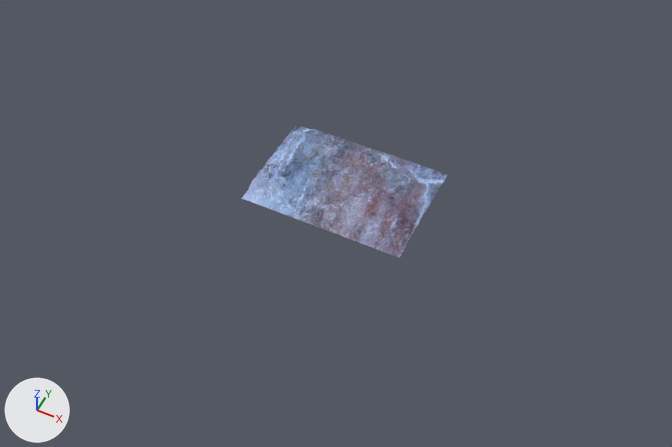
Before and after pictures for a commit that changed the FBX model ZekeGame/ZekeGame/Assets/modelData/BackWorld.FBX.
Rendered twice from a 50 mm lens placed at (283.0, -586.0, 674.0), pointed at (4.0, -29.0, -24.0). Every picture has the same lights, and +X, +Y and +Z are marked at lower left. Where no turn or scale is listed for an object, it has been applied to the vertices.

Script lines for the objects in view, before the commit:
```python
me_mesh = bpy.data.meshes.new('Mesh')
me_mesh.from_pydata(...)  # 676 vertices, 625 faces; spans x -86.0..86.0, y -60.0..60.0, z 0.0..14.0
me_mesh.materials.append(mat_01___default)  # picture img_groundtexture_jpg
ob_plane001 = bpy.data.objects.new('Plane001', me_mesh)
ob_plane001.location = (0.0, 0.0, 0.0)
```
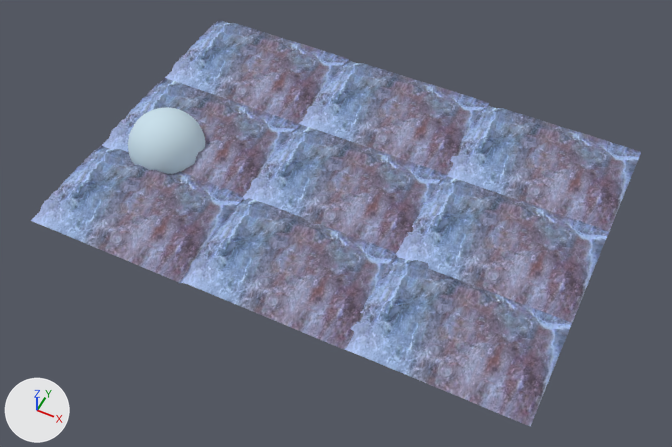
The newer file is also turned or shifted as a whole; pictures and numbers use the older file's frame.

Diff of the bpy script that builds the scene:
```diff
--- a/ZekeGame/ZekeGame/Assets/modelData/BackWorld.FBX.py
+++ b/ZekeGame/ZekeGame/Assets/modelData/BackWorld.FBX.py
@@ ob_plane006 @@
+ob_plane006 = bpy.data.objects.new('Plane006', me_mesh_005)  # 676 vertices, 625 faces; spans x -86.0..86.0, y -60.0..60.0, z 0.0..14.0; in mat_01___default (picture img_groundtexture_jpg)
+ob_plane006.location = (-169.3, -116.1, -1.7)
@@ ob_plane005 @@
+ob_plane005 = bpy.data.objects.new('Plane005', me_mesh_004)  # 676 vertices, 625 faces; spans x -86.0..86.0, y -60.0..60.0, z -4.0..14.0; in mat_01___default (picture img_groundtexture_jpg)
+ob_plane005.location = (0.0, -115.4, -0.2)
@@ ob_plane003 @@
+ob_plane003 = bpy.data.objects.new('Plane003', me_mesh_002)  # 676 vertices, 625 faces; spans x -86.0..86.0, y -60.0..60.0, z 0.0..14.0; in mat_01___default (picture img_groundtexture_jpg)
+ob_plane003.location = (-169.7, 120.0, 2.6)
@@ ob_plane007 @@
+ob_plane007 = bpy.data.objects.new('Plane007', me_mesh_006)  # 676 vertices, 625 faces; spans x -86.0..86.0, y -60.0..60.0, z 0.0..14.0; in mat_01___default (picture img_groundtexture_jpg)
+ob_plane007.location = (167.0, -115.1, 0.2)
@@ ob_plane008 @@
+ob_plane008 = bpy.data.objects.new('Plane008', me_mesh_007)  # 676 vertices, 625 faces; spans x -88.0..86.0, y -60.0..60.0, z -2.0..14.0; in mat_01___default (picture img_groundtexture_jpg)
+ob_plane008.location = (167.0, -1.9, 2.5)
@@ ob_sphere001 @@
+ob_sphere001 = bpy.data.objects.new('Sphere001', me_mesh_009)  # a UV sphere (32 segments, 16 rings, poles along z) spanning x -40.1..40.1, y -40.1..40.1, z -40.1..40.1; in mat_01___defaultfg (white #cae0ec)
+ob_sphere001.location = (-191.6, -31.5, 2.6)
@@ ob_plane004 @@
+ob_plane004 = bpy.data.objects.new('Plane004', me_mesh_003)  # 676 vertices, 625 faces; spans x -86.0..86.0, y -60.0..60.0, z -1.0..14.0; in mat_01___default (picture img_groundtexture_jpg)
+ob_plane004.location = (-169.7, 0.0, 0.0)
@@ ob_plane002 @@
+ob_plane002 = bpy.data.objects.new('Plane002', me_mesh_001)  # 676 vertices, 625 faces; spans x -86.0..86.0, y -60.0..60.0, z -1.0..14.0; in mat_01___default (picture img_groundtexture_jpg)
+ob_plane002.location = (0.0, 119.9, 2.6)
@@ ob_plane009 @@
+ob_plane009 = bpy.data.objects.new('Plane009', me_mesh_008)  # 676 vertices, 625 faces; spans x -86.0..86.0, y -60.0..60.0, z -1.0..14.0; in mat_01___default (picture img_groundtexture_jpg)
+ob_plane009.location = (167.0, 117.6, 2.6)
```

What differs and where, as boxes (x1, y1, x2, y2) in the pictures (672 x 447 px):
'Plane007', added (blue): after (345, 255, 572, 426)
'Plane005', added: after (179, 198, 397, 350)
'Plane008', added: after (396, 177, 609, 323)
'Plane006', added: after (31, 145, 244, 282)
'Plane009', added: after (447, 106, 641, 231)
'Plane002', added: after (299, 60, 489, 174)
'Plane003', added: after (165, 20, 349, 124)
'Plane004', added: after (102, 78, 300, 196)
'Sphere001', added: after (128, 107, 206, 174)
